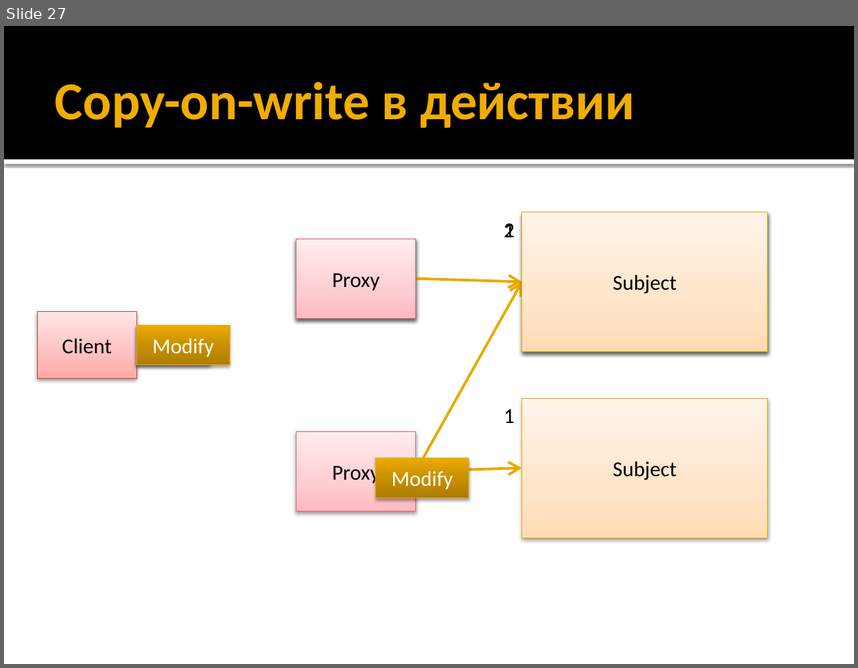
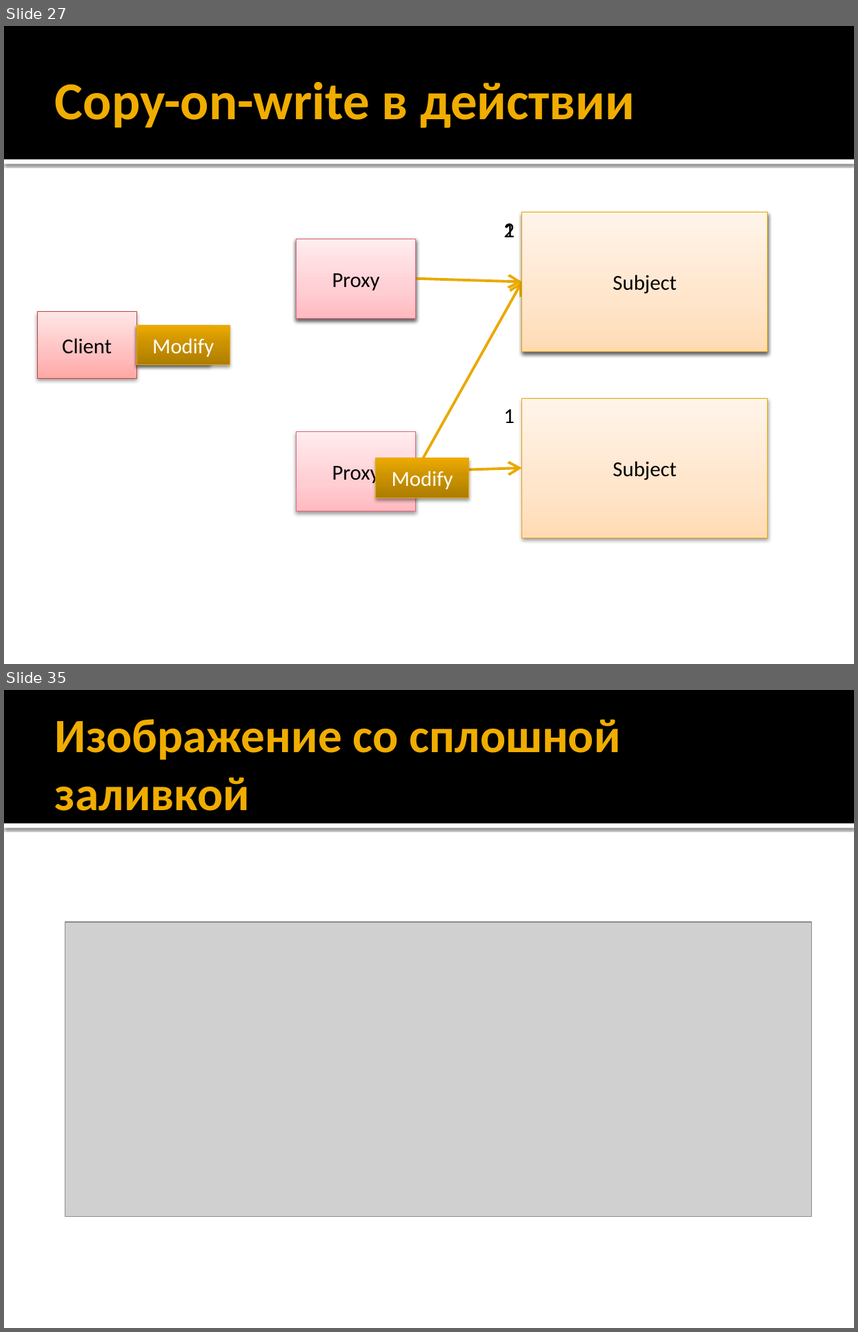
Before and after one commit to alexey-malov/ood, a slide deck: lectures/12.proxy/proxy.pptx. Shown one above the other, each under a label of ours: slide 27 before the commit, slides 27 and 35 after it; the slides between them are not shown. The pictures are 858x668 and 858x1332 pixels, drawn with LibreOffice and Linux fonts; fonts in the diff are those of the drawing; grey boxes stand for pictures. Boxes give left, top, right and bottom in pixels: in the first picture for what was removed or moved away, otherwise in the second. Text is boxed around its words. In the diff, an @@ line names an element or a change of style, - is before the commit and + after.

```diff
--- a/lectures/12.proxy/proxy.pptx
+++ b/lectures/12.proxy/proxy.pptx
@@ slide 35 added at [4,690,854,1328], background #FFFFFF; not listed: 2 template elements that a slide beside it also shows @@
@@ title added at [55,719,621,811], 40.5 pt, text #F0AD00, bold @@
+Изображение со сплошной заливкой
@@ picture added at [65,922,811,1216] @@
```
Also in this commit, not shown: 4 slides changed, 20 other slides added, 1 other file.
